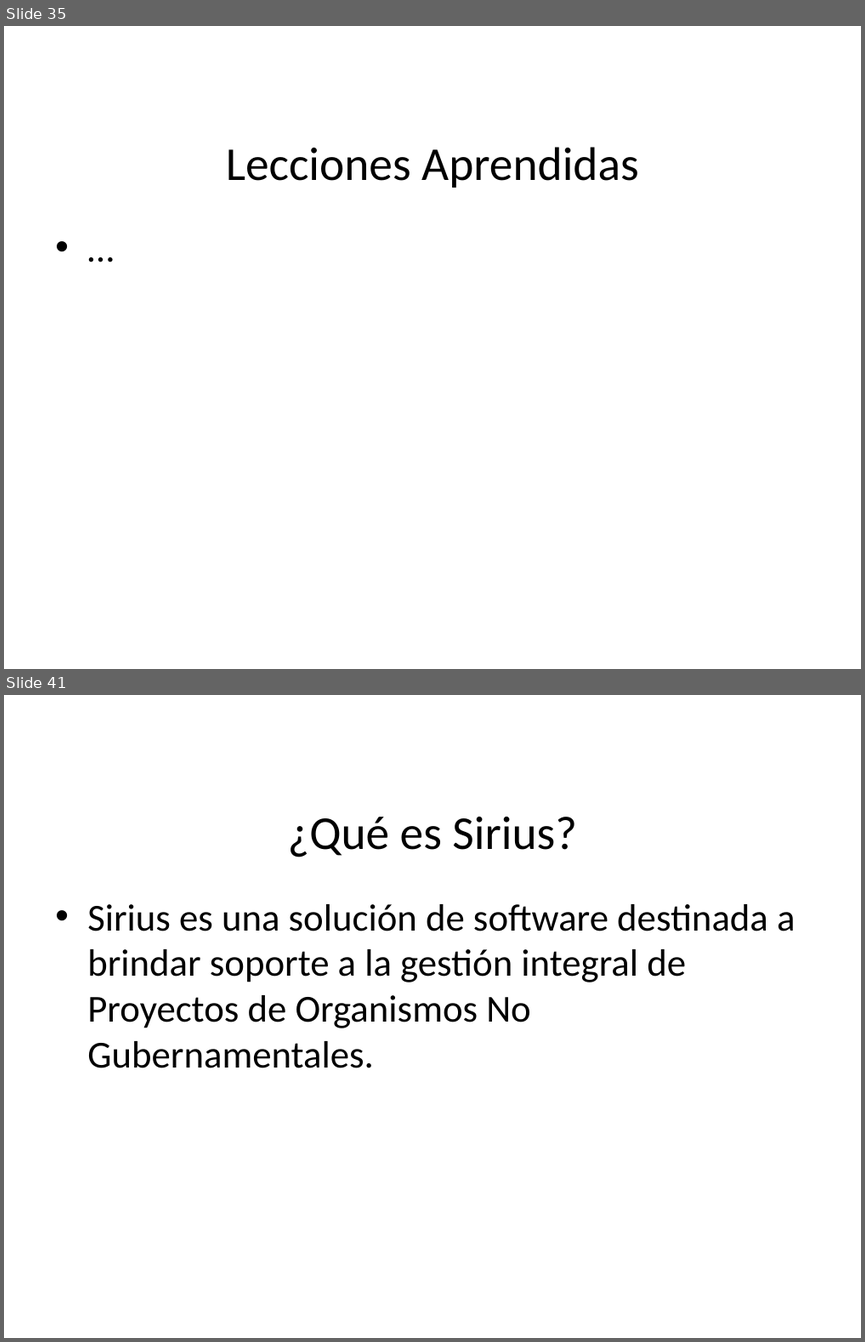
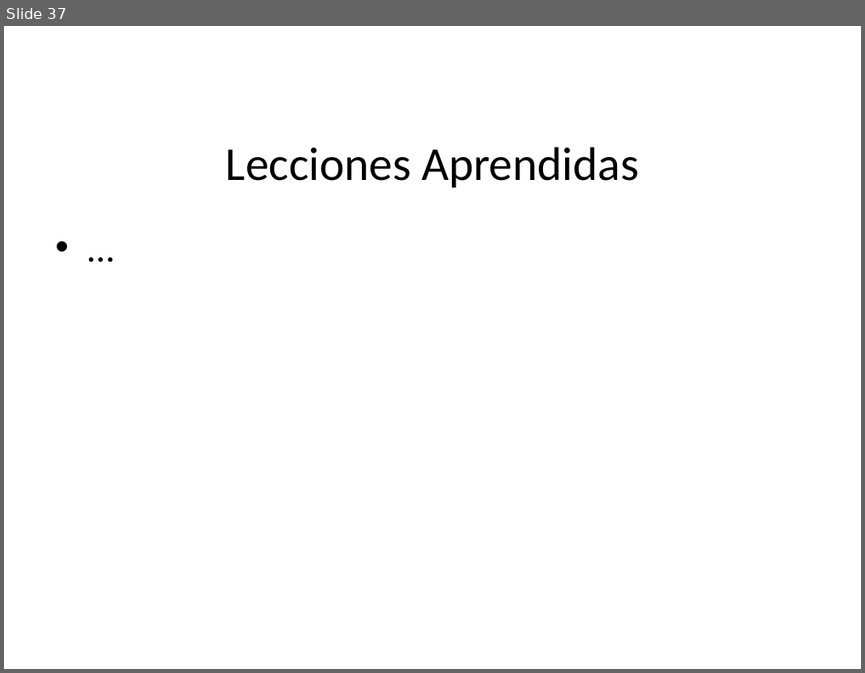
Before and after one commit to pedrohmolina/admin-ong, a slide deck: Documentacion/Presentacion/Presentacion Sirius.pptx. Shown one above the other, each under a label of ours: slides 35 and 41 before the commit, slide 37 after it; the slides between them are not shown. The pictures are 865x1342 and 865x673 pixels, drawn with LibreOffice and Linux fonts; fonts in the diff are those of the drawing; background and template pictures are left out. Boxes give left, top, right and bottom in pixels: in the first picture for what was removed or moved away, otherwise in the second. Text is boxed around its words. In the diff, an @@ line names an element or a change of style, - is before the commit and + after.

```diff
--- a/Documentacion/Presentacion/Presentacion Sirius.pptx
+++ b/Documentacion/Presentacion/Presentacion Sirius.pptx
@@ slide 41 removed at <box>4,695,861,1338</box>, background picture (left out) @@
@@ title removed at <box>288,817,577,857</box> @@
-¿Qué es Sirius?
@@ text removed at <box>87,904,794,1068</box> @@
-• Sirius es una solución de software destinada a brindar soporte a la gestión integral de Proyectos de Organismos No Gubernamentales.
@@ what was slide 35 is now slide 37 @@
```
Also in this commit, not shown: 5 slides changed, 3 slides added, 13 other slides removed.
